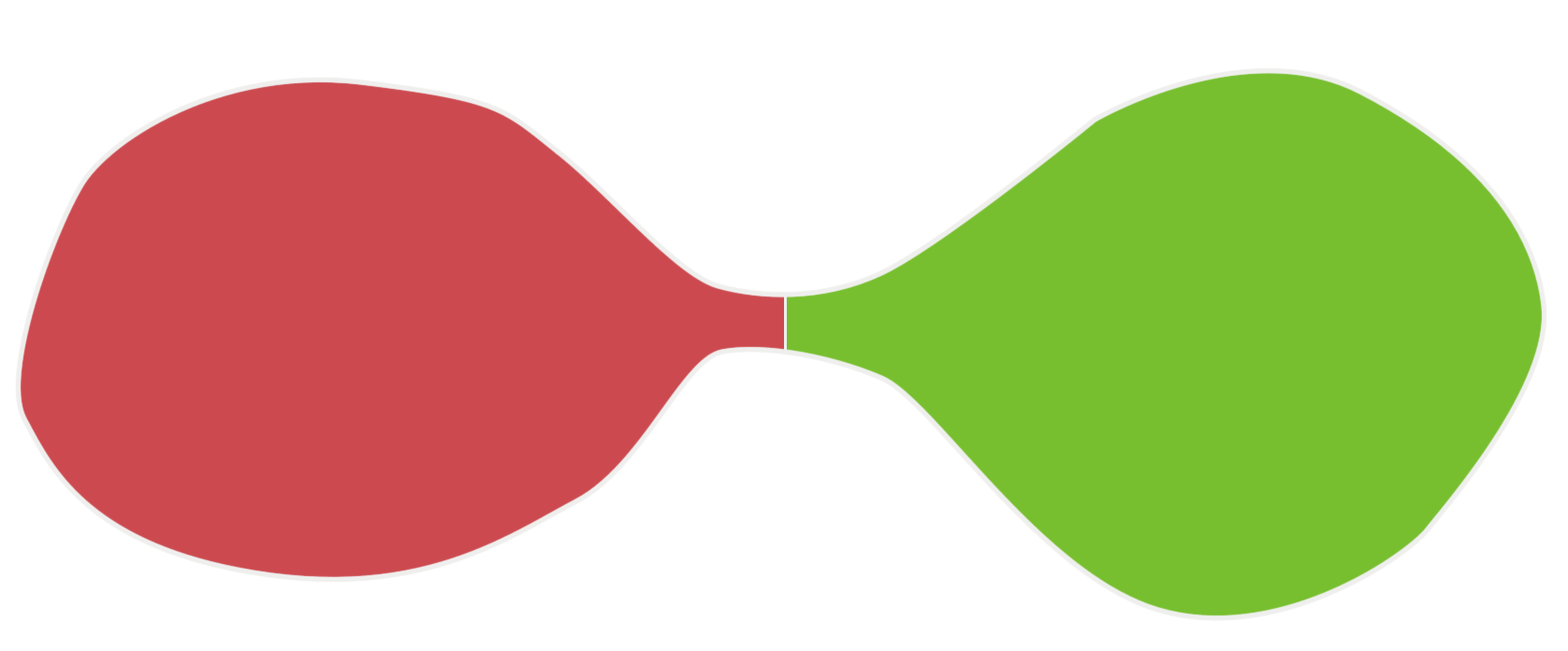
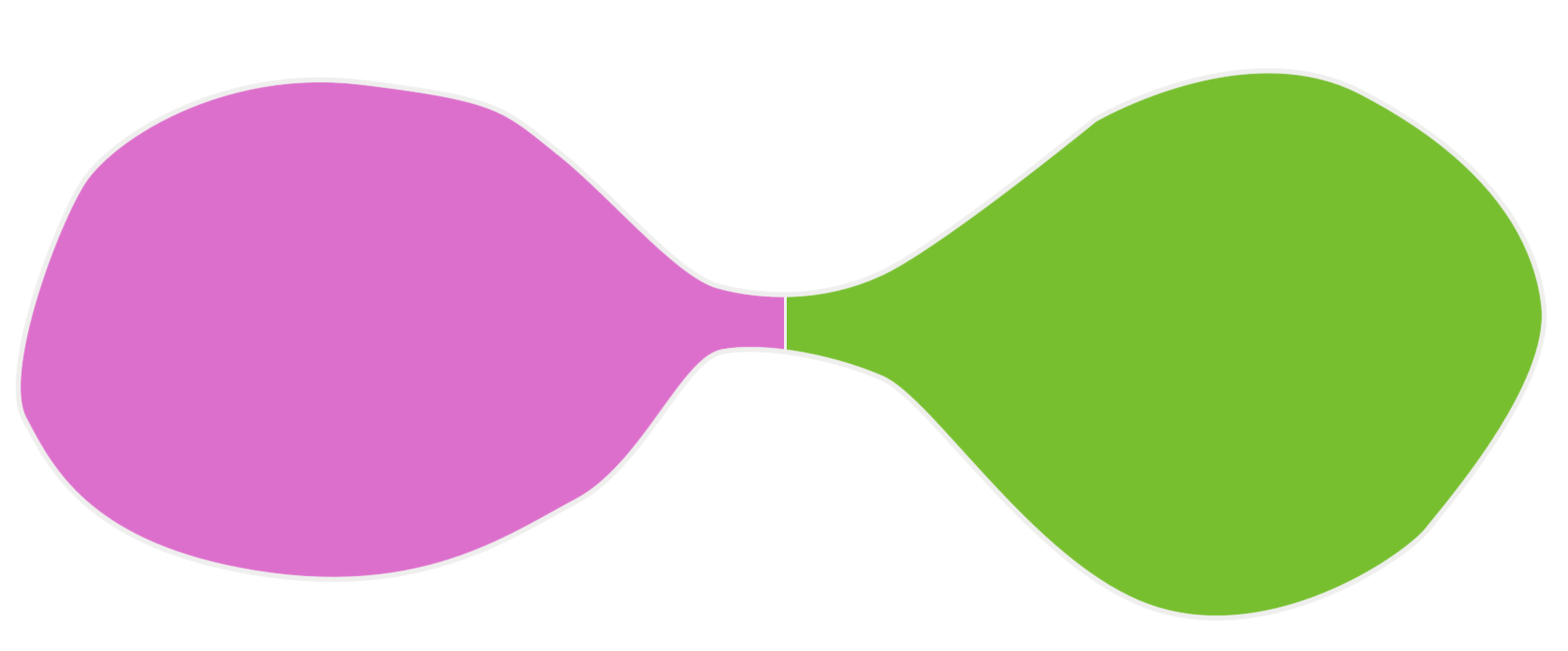
Layers edited between the first and the second 1568x651 image:
painted on "fill1" over [19, 81, 784, 579]
